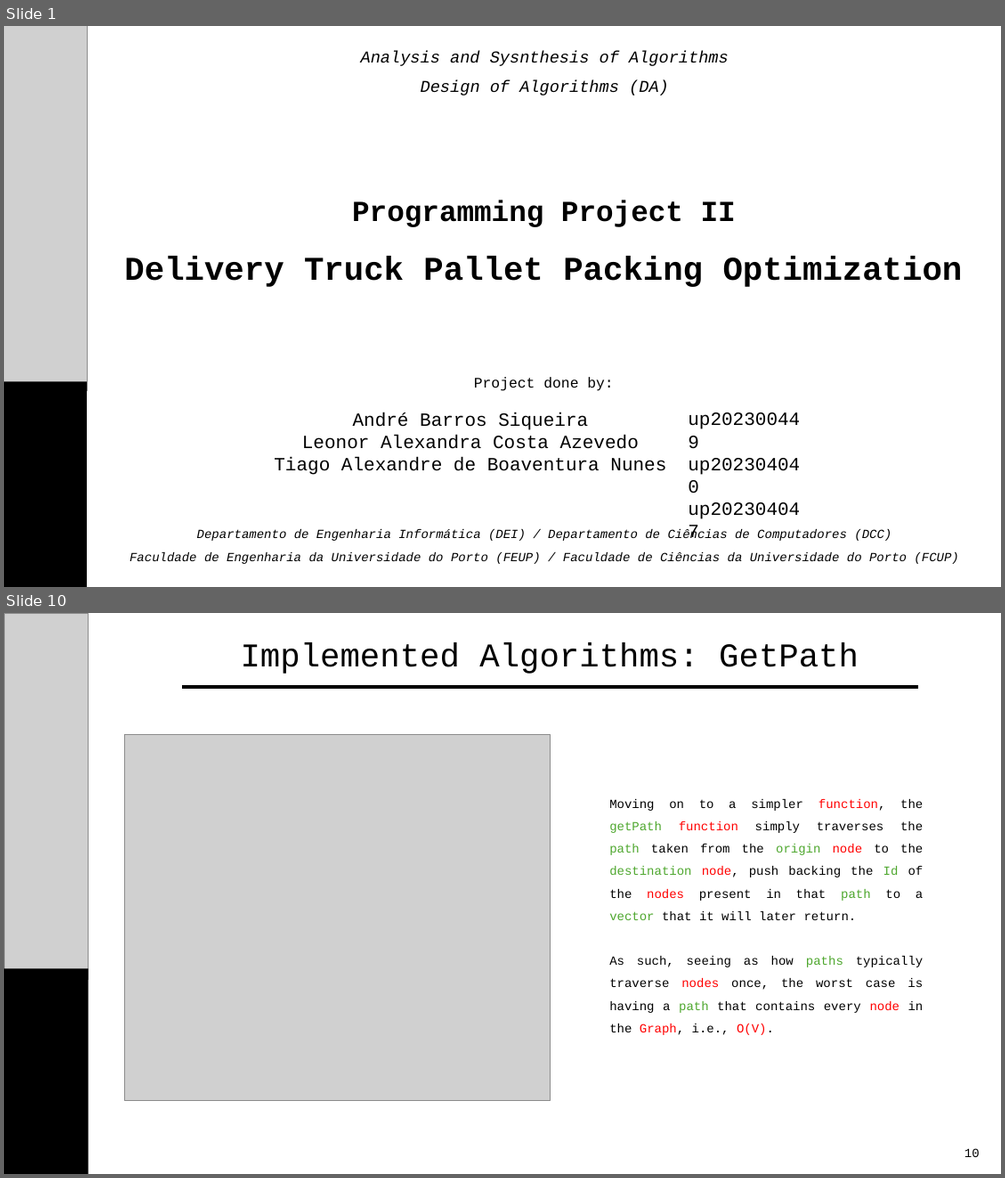
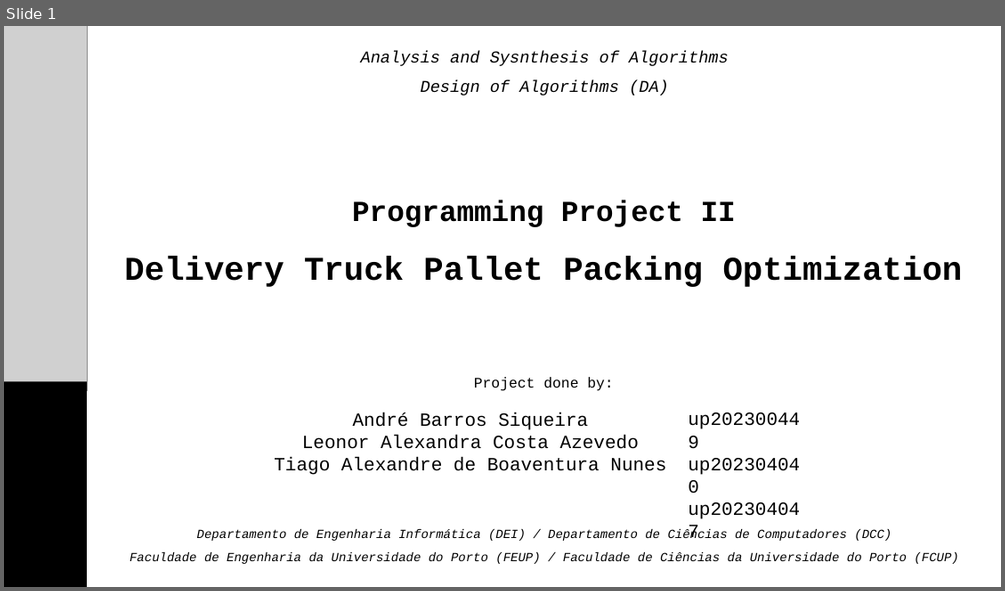
Before and after one commit to taguinhas/DA2425_PRJ2_G35, a slide deck: DA_P2_Presentation.pptx. Shown one above the other, each under a label of ours: slides 1 and 10 before the commit, slide 1 after it; the slides between them are not shown. The pictures are 1005x1178 and 1005x591 pixels, drawn with LibreOffice and Linux fonts; fonts in the diff are those of the drawing; grey boxes stand for pictures; background and template pictures are left out. Boxes give left, top, right and bottom in pixels: in the first picture for what was removed or moved away, otherwise in the second. Text is boxed around its words. In the diff, an @@ line names an element or a change of style, - is before the commit and + after.

```diff
--- a/DA_P2_Presentation.pptx
+++ b/DA_P2_Presentation.pptx
@@ slide 10 removed at (4, 613, 1001, 1174), background #FFFFFF @@
@@ picture removed at (4, 613, 89, 979) @@
@@ text removed at (241, 642, 858, 674) @@
-Implemented Algorithms: GetPath
@@ line removed from (182, 687) to (918, 687) @@
@@ picture removed at (124, 734, 550, 1100) @@
@@ text removed at (609, 799, 923, 1035) @@
-Moving on to a simpler function, the getPath function simply traverses the path taken from the origin node to the destination node, push backing the Id of the nodes present in that path to a vector that it will later return.
-As such, seeing as how paths typically traverse nodes once, the worst case is having a path that contains every node in the Graph, i.e., O(V).
@@ rectangle removed at (4, 968, 89, 1174) @@
@@ text removed at (964, 1148, 979, 1157) @@
-10
```
Also in this commit, not shown: 4 slides changed, 10 slides added, 10 other slides removed.
